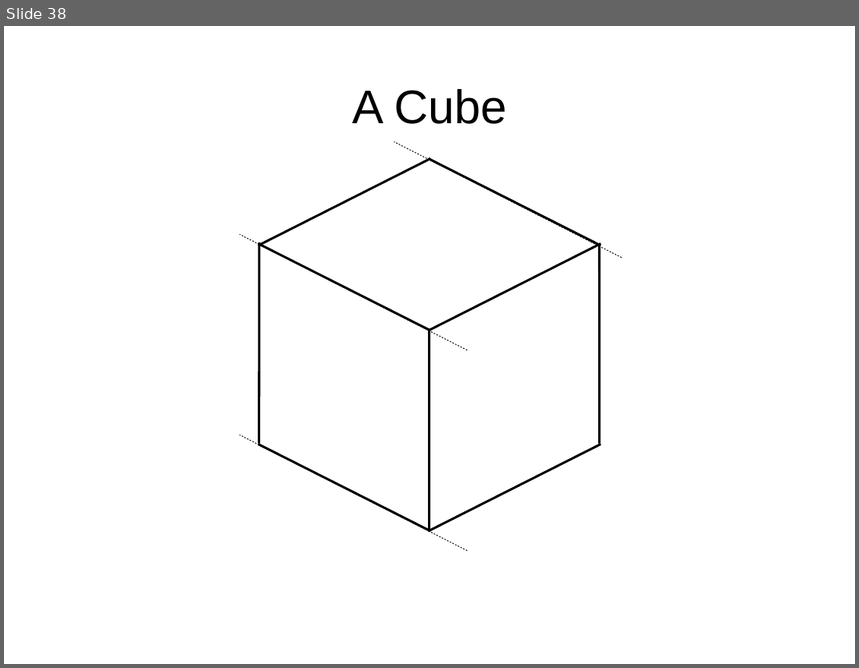
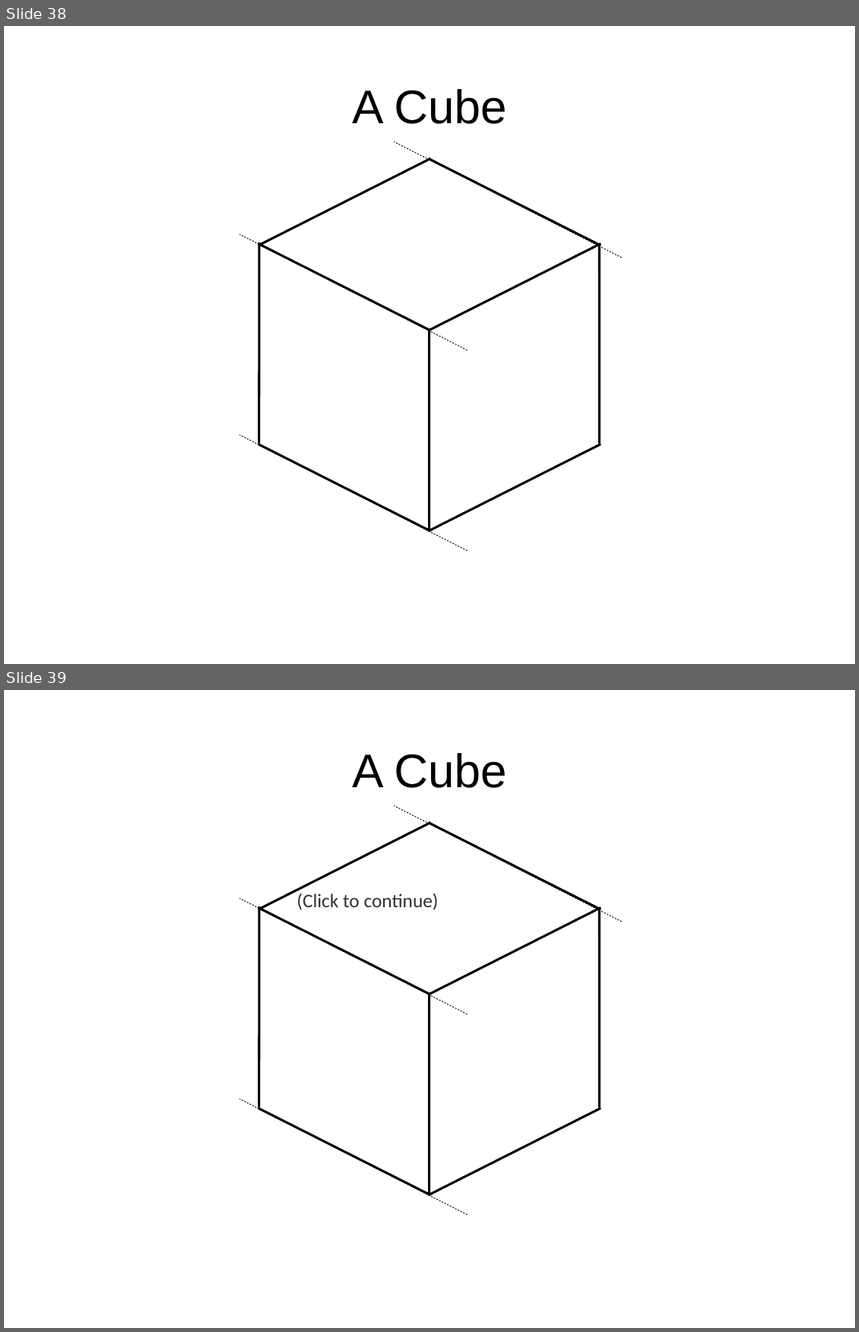
Before and after one commit to tigerfarm/tfpfiles, a slide deck: books/content/cubes/3DrawCube1a.odp. Shown one above the other, each under a label of ours: slide 38 before the commit, slides 38 and 39 after it. The pictures are 859x668 and 859x1332 pixels, drawn with LibreOffice and Linux fonts; fonts in the diff are those of the drawing; background and template pictures are left out. Boxes give left, top, right and bottom in pixels: in the first picture for what was removed or moved away, otherwise in the second. Text is boxed around its words. In the diff, an @@ line names an element or a change of style, - is before the commit and + after.

```diff
--- a/books/content/cubes/3DrawCube1a.odp
+++ b/books/content/cubes/3DrawCube1a.odp
@@ slide 39 added at bbox=[4, 690, 855, 1328], background picture (left out) @@
@@ title added at bbox=[352, 753, 506, 788], 44 pt, text #000000 @@
+A Cube
@@ line added from (622, 922) to (394, 806), #000000 0.71 pt @@
@@ text added at bbox=[297, 893, 439, 910], 18 pt, text #333333 @@
+(Click to continue)
@@ line added from (468, 1015) to (240, 898), #000000 0.71 pt @@
@@ group added at bbox=[258, 823, 601, 1196]: 9 lines @@
@@ line added from (468, 1215) to (240, 1100), #000000 0.71 pt @@
```
Also in this commit, not shown: 4 slides changed, 1 other slide added, 1 slide removed, 2 other files.
